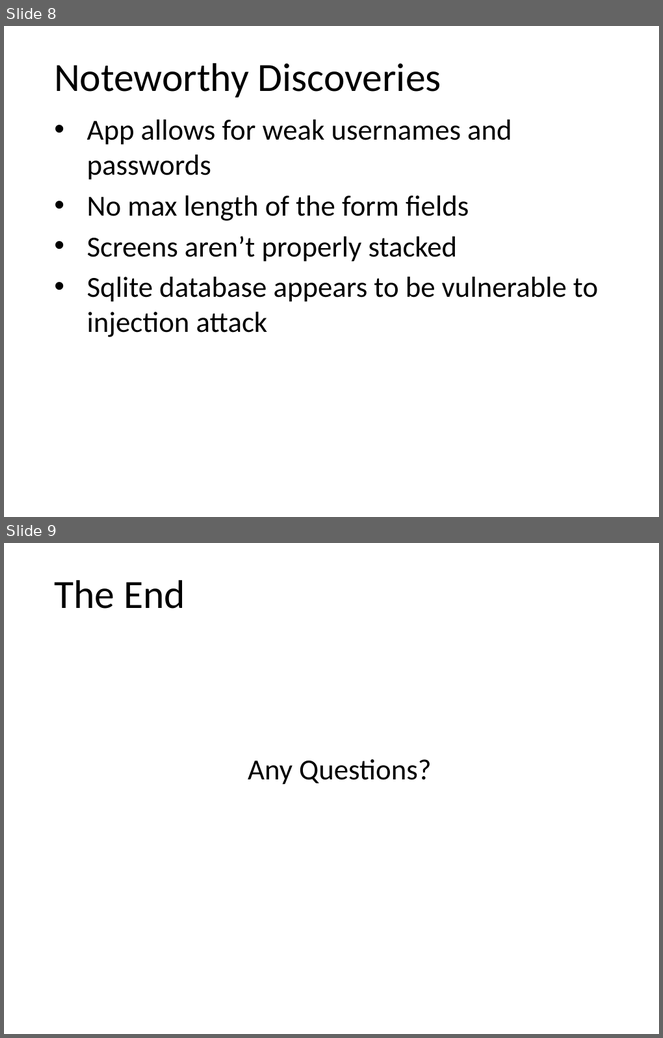
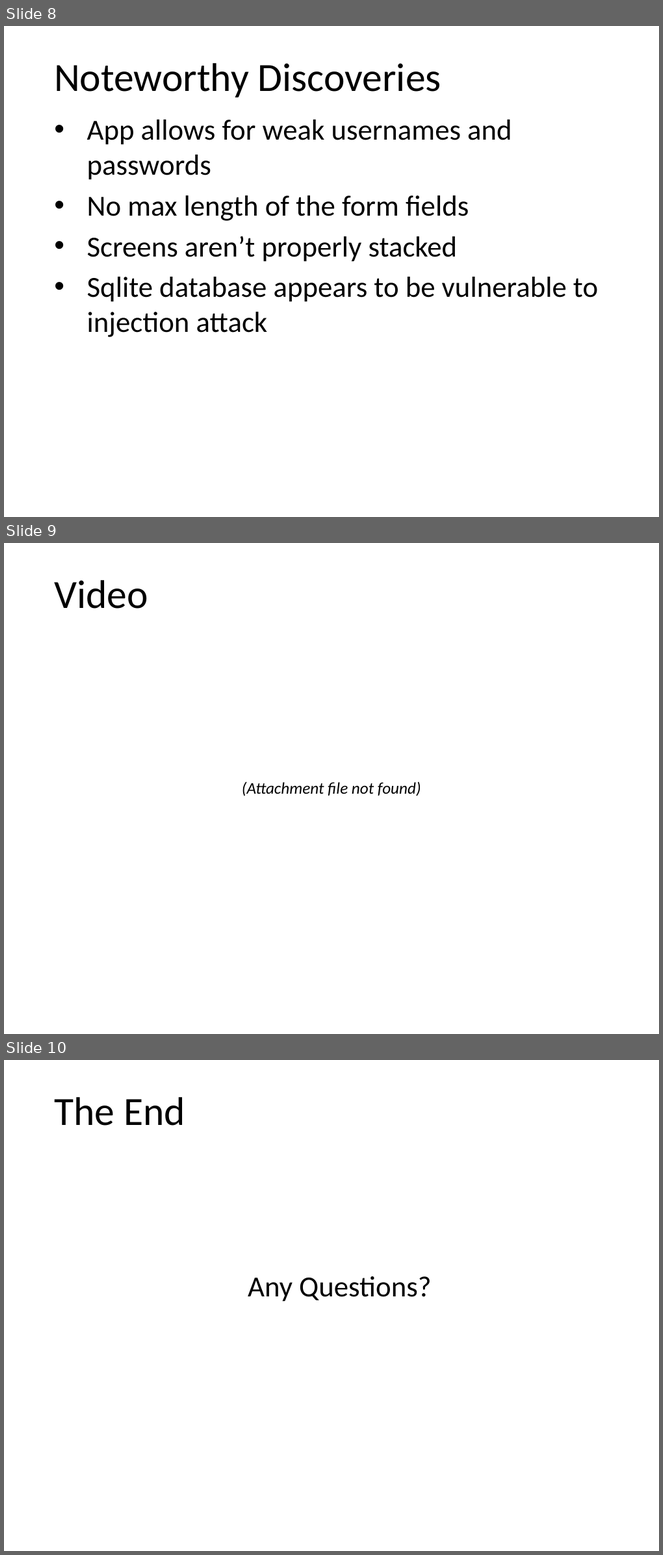
Before and after one commit to otboss/Mobile-Application-Tech-Year-3-Semester-2, a slide deck: SWEN3165/Presentation/Menu Tingz Testing Report.pptx. Shown one above the other, each under a label of ours: slides 8 and 9 before the commit, slides 8, 9 and 10 after it. The pictures are 663x1038 and 663x1555 pixels, drawn with LibreOffice and Linux fonts; fonts in the diff are those of the drawing; background and template pictures are left out. Boxes give left, top, right and bottom in pixels: in the first picture for what was removed or moved away, otherwise in the second. Text is boxed around its words. In the diff, an @@ line names an element or a change of style, - is before the commit and + after.

```diff
--- a/SWEN3165/Presentation/Menu Tingz Testing Report.pptx
+++ b/SWEN3165/Presentation/Menu Tingz Testing Report.pptx
@@ slide 9 added at box(4, 543, 659, 1034), background picture (left out) @@
@@ title added at box(54, 580, 148, 609), 44 pt, text #000000 @@
+Video
@@ subtitle added at box(242, 782, 421, 797), 18 pt, text #000000, italic @@
+(Attachment file not found)
@@ what was slide 9 is now slide 10 @@
```
Also in this commit, not shown: 3 other files.
